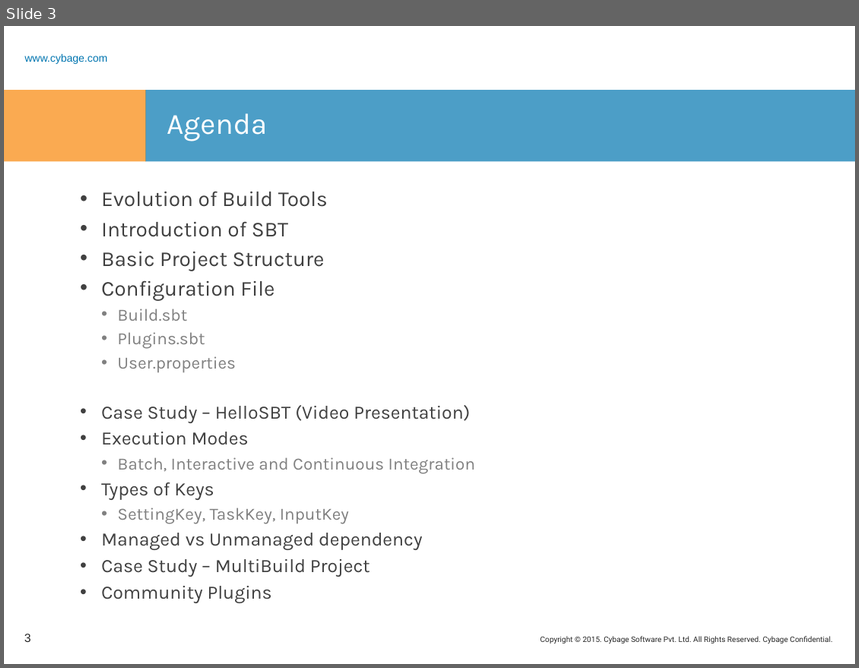
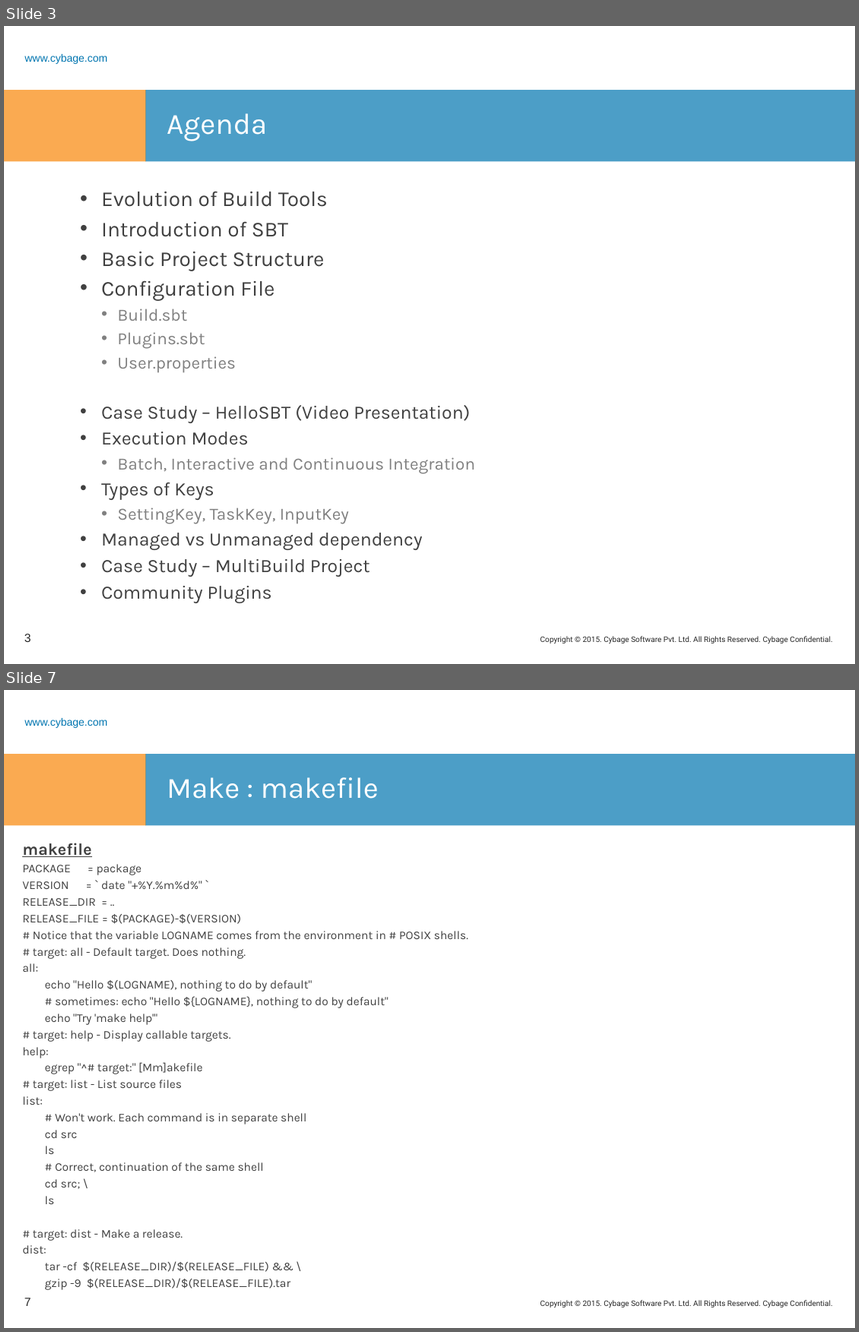
Before and after one commit to rashmitk/Documentation, a slide deck: SBT/SBT.pptx. Shown one above the other, each under a label of ours: slide 3 before the commit, slides 3 and 7 after it; the slides between them are not shown. The pictures are 859x668 and 859x1332 pixels, drawn with LibreOffice and Linux fonts; fonts in the diff are those of the drawing; background and template pictures are left out. Boxes give left, top, right and bottom in pixels: in the first picture for what was removed or moved away, otherwise in the second. Text is boxed around its words. In the diff, an @@ line names an element or a change of style, - is before the commit and + after.

```diff
--- a/SBT/SBT.pptx
+++ b/SBT/SBT.pptx
@@ slide 7 added at bbox=[4, 690, 855, 1328], background #FFFFFF; not listed: 4 template elements that a slide beside it also shows @@
@@ title added at bbox=[167, 777, 379, 799], 25 pt, text #FFFFFF @@
+Make : makefile
@@ text added at bbox=[22, 843, 468, 1290], 10 pt, text #404040 @@
+makefile
+PACKAGE = package
+VERSION = ` date "+%Y.%m%d%" `
+RELEASE_DIR = ..
+RELEASE_FILE = $(PACKAGE)-$(VERSION)
+# Notice that the variable LOGNAME comes from the environment in # POSIX shells.
+# target: all - Default target. Does nothing.
+all:
+echo "Hello $(LOGNAME), nothing to do by default"
+# sometimes: echo "Hello ${LOGNAME}, nothing to do by default"
+echo "Try 'make help'"
+# target: help - Display callable targets.
+help:
+egrep "^# target:" [Mm]akefile
+# target: list - List source files
+list:
+# Won't work. Each command is in separate shell
+cd src
+ls
+# Correct, continuation of the same shell
+cd src; \
+ls
+# target: dist - Make a release.
+dist:
+tar -cf $(RELEASE_DIR)/$(RELEASE_FILE) && \
+gzip -9 $(RELEASE_DIR)/$(RELEASE_FILE).tar
@@ text added at bbox=[33, 914, 214, 939], 20 pt, text #FFFFFF @@
+Place image here
@@ page number added at bbox=[25, 1298, 31, 1306], 10 pt, text #262626 @@
+7
```
Also in this commit, not shown: 2 slides changed, 1 other slide added, 1 slide removed, 1 other file.
